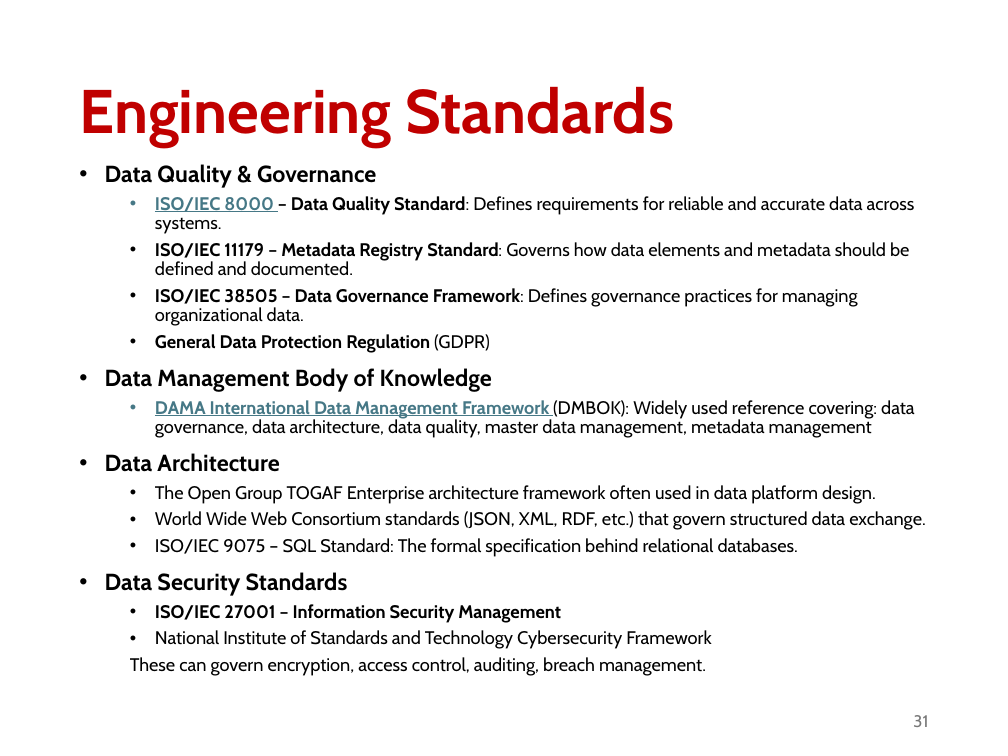
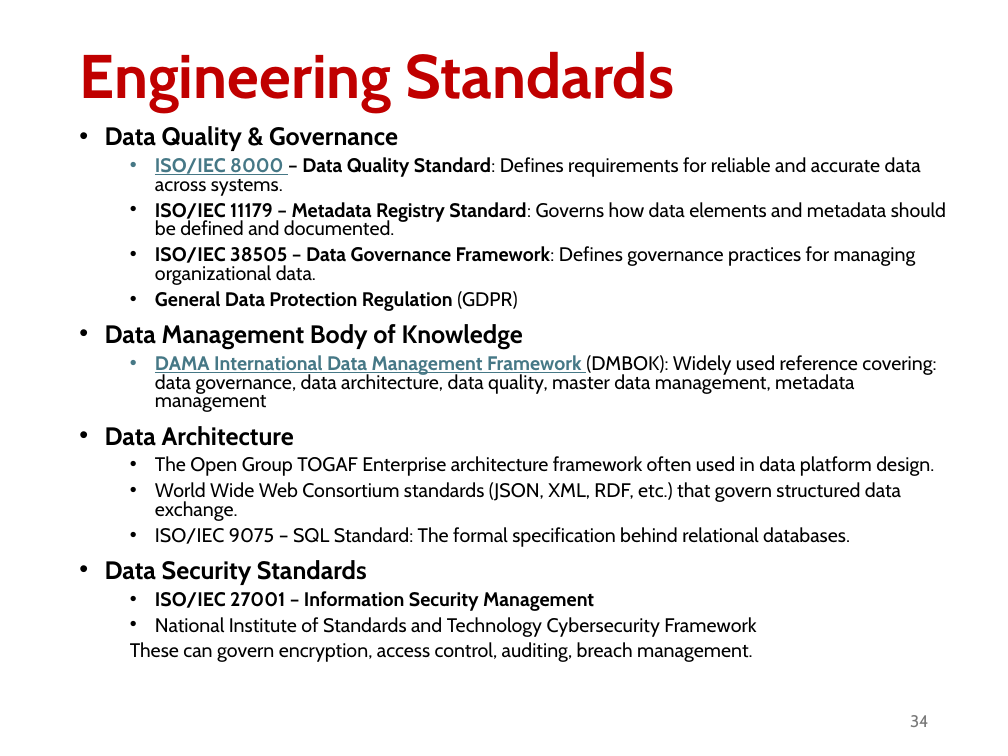
Before and after one commit to abuabara/abuabara.github.io, a slide deck: slide 34 of DAEN460S26/week9.pptx (slide 31 before the commit). Drawn at 1008x756 pixels with LibreOffice and Linux fonts; fonts in the diff are those of the drawing. Boxes give left, top, right and bottom in pixels: in the first picture for what was removed or moved away, otherwise in the second. Text is boxed around its words. In the diff, an @@ line names an element or a change of style, - is before the commit and + after.

```diff
--- a/DAEN460S26/week9.pptx
+++ b/DAEN460S26/week9.pptx
@@ title "Engineering Standards" at box(79, 51, 674, 112): vertical alignment middle to top @@
@@ text "Data Quality & Governance": place and size @@
-text "Data Quality & Governance" at box(105, 164, 926, 676)
+text "Data Quality & Governance" at box(105, 126, 946, 662)
@@ text "Data Quality & Governance" at box(105, 126, 946, 662): size 16.6 to 18 pt in "Data Quality & Governance", "Data Management Body of Knowledge", "Data Architecture", "Data Security Standards"; size 12.9 to 14 pt; line spacing 0.9 to 0.8 @@
@@ page number at box(910, 715, 929, 727): text changed @@
-31
+34
```
Also in this commit, not shown: 7 other slides changed, 3 slides added, 1 other file.
